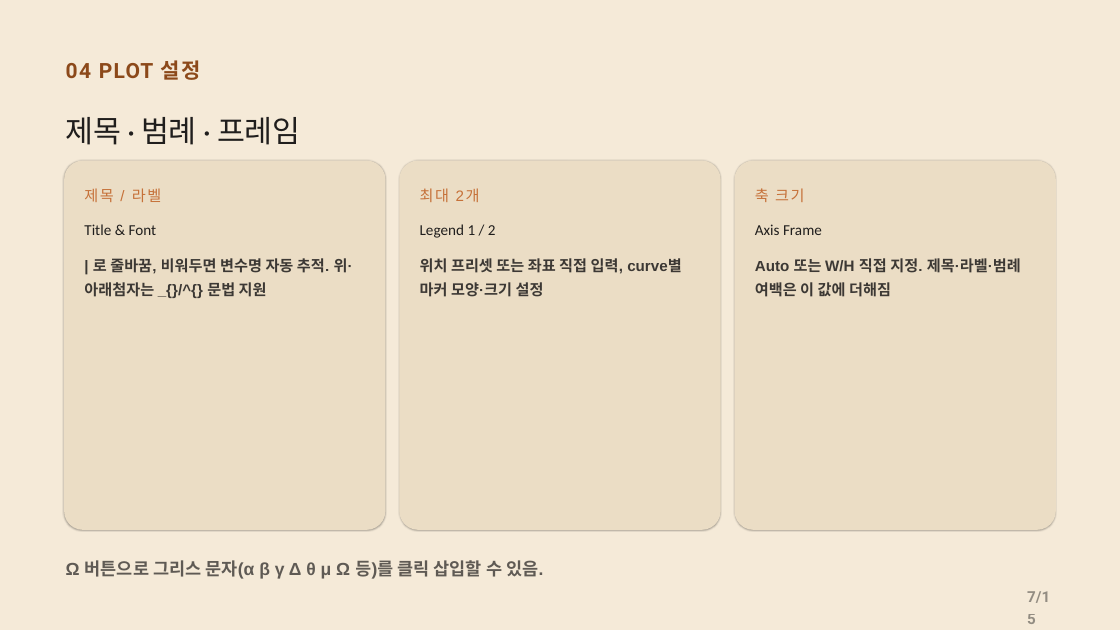
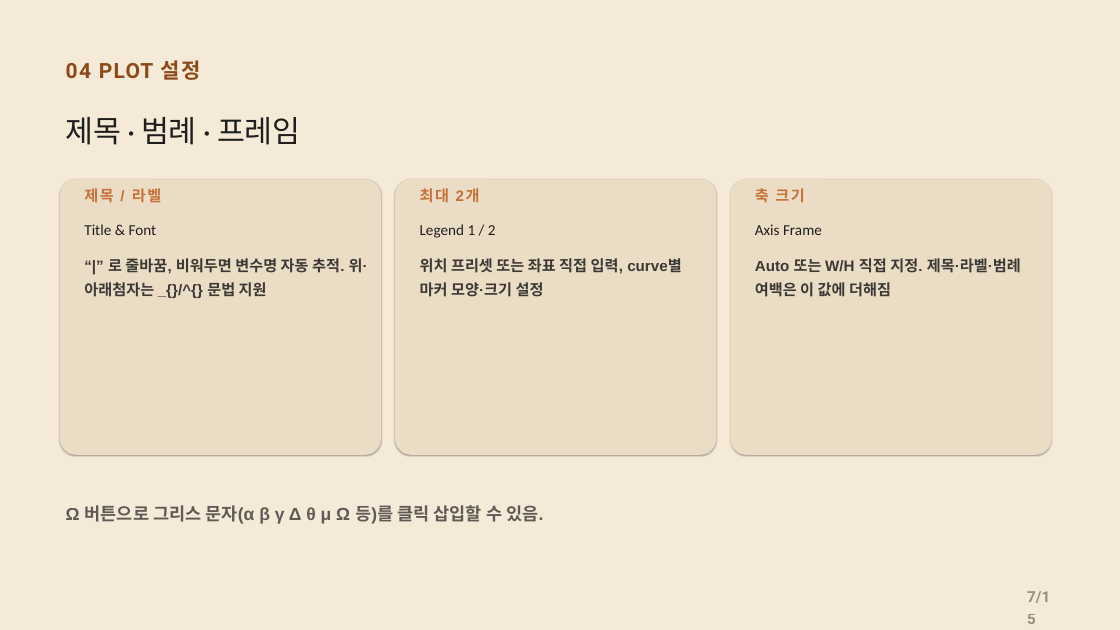
Before and after one commit to CWKIM113/CathPlot_Pub, a slide deck: slide 7 of CathPlot_Deck.pptx. Drawn at 1120x630 pixels with LibreOffice and Linux fonts; fonts in the diff are those of the drawing. Boxes give left, top, right and bottom in pixels: in the first picture for what was removed or moved away, otherwise in the second. Text is boxed around its words. In the diff, an @@ line names an element or a change of style, - is before the commit and + after.

```diff
--- a/CathPlot_Deck.pptx
+++ b/CathPlot_Deck.pptx
@@ rounded rectangle: place and size @@
-rounded rectangle at (64,161,386,530)
+rounded rectangle at (60,179,381,455)
@@ rounded rectangle: place and size @@
-rounded rectangle at (399,161,721,530)
+rounded rectangle at (395,179,717,455)
@@ rounded rectangle: place and size @@
-rounded rectangle at (735,161,1056,530)
+rounded rectangle at (730,179,1052,455)
@@ bold on in 3 elements at (84,188,161,203), (420,188,449,203), (755,188,804,203) @@
@@ text at (84,258,368,297): text changed @@
-| 로 줄바꿈, 비워두면 변수명 자동 추적. 위·아래첨자는 _{}/^{} 문법 지원
+“|” 로 줄바꿈, 비워두면 변수명 자동 추적. 위·아래첨자는 _{}/^{} 문법 지원
@@ text "Ω 버튼으로 그리스 문자(α β ...": place and size @@
-text "Ω 버튼으로 그리스 문자(α β ..." at (66,560,543,579)
+text "Ω 버튼으로 그리스 문자(α β ..." at (66,505,543,524)
```
Also in this commit, not shown: 10 other slides changed, 1 other file.
